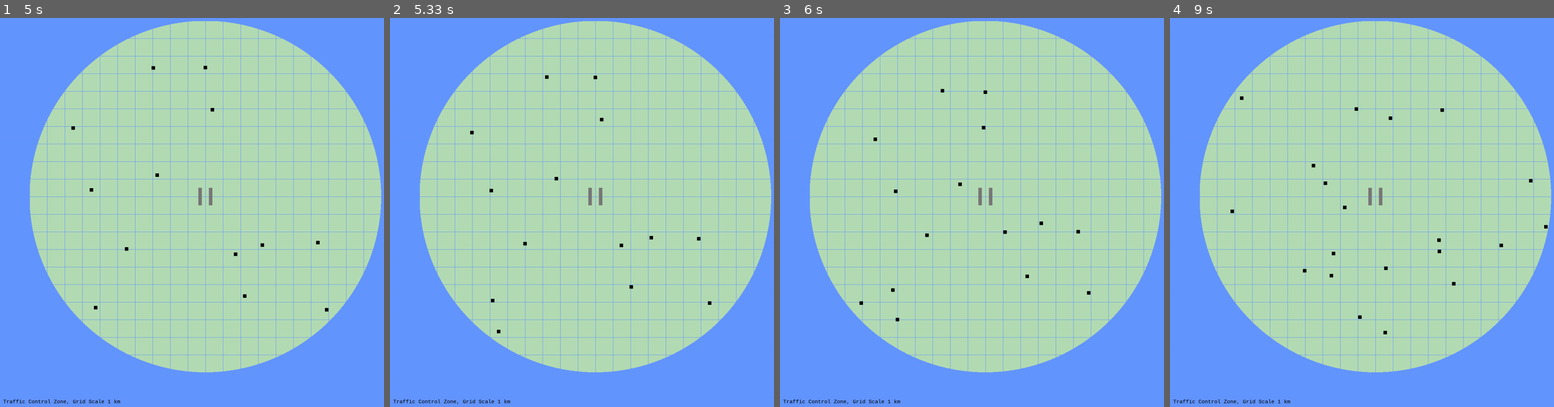
Above: before the commit, frames 1-4 (left to right).
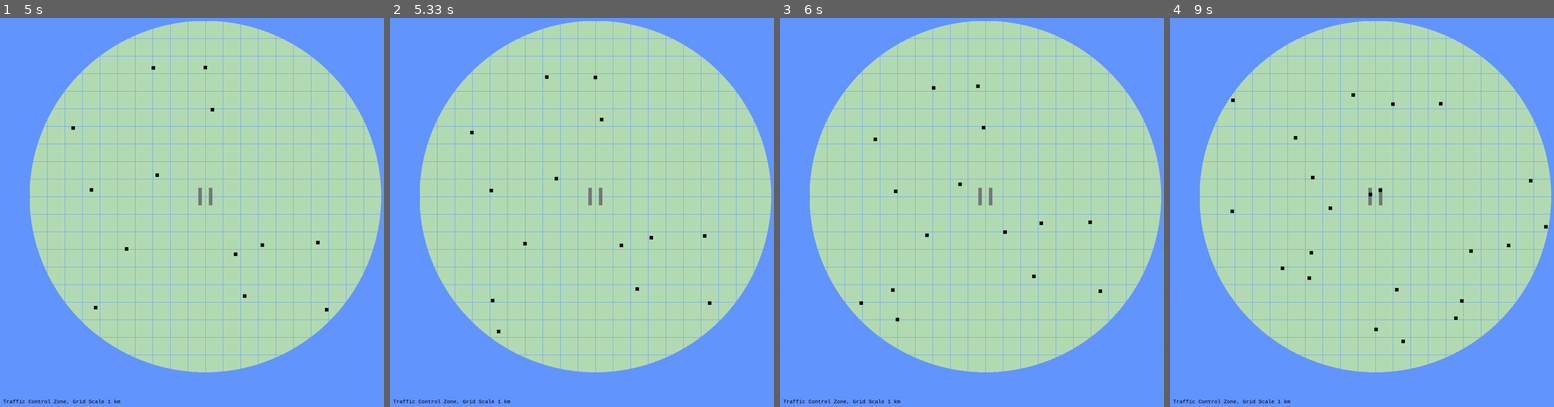
Above: after the commit, the same moments.

Repository: forrest-herman/air-traffic-control-system-simulation
Game: pygame game, started from main.py
Two runs of this game, one before a commit and one after it. Both use one fixed random seed, a clock stepped at 60 frames per second and the inputs below.
Inputs:
- Up to frame 1 (5 s): tap Space at 0.33, 0.73, 1.23, 1.57, 2.07, 2.37, 2.63, 2.97, 3.4, 3.8, 4.1, 4.47, 4.87 s
- Up to frame 2 (5.33 s): no input
- Up to frame 3 (6 s): tap Space at 5.37, 5.87 s
- Up to frame 4 (9 s): tap Space at 6.2, 6.7, 7, 7.27, 7.6, 8.03, 8.43, 8.73 s

Frame 1 is identical in both runs. In frame 2, less than 0.1% of the frame differs, in the area x 62-83%, y 55-71%; in frame 3, 0.1%; in frame 4, 0.4%, in the area x 15-89%, y 19-84%.

Commit message:
add plan runway travel time

Diff:
--- a/main.py
+++ b/main.py
@@ -72,16 +72,30 @@
 
             elif plane.status == HOLDING:
                 if atc.status == AVAILABLE:
+                    atc.circling_points.remove(plane.target_point)
                     prep_for_landing(free_runways, plane)
 
-            elif plane.status == LANDING:
+            if plane.status == LANDING:
                 if math.hypot(plane.x - plane.target_point[0], plane.y - plane.target_point[1]) <= plane.runway.width * 1.5:
-                    print("Plane has landed.")
-                    # TODO: move plane down runway
+                    plane.status = RUNWAY
+                    print("Plane is on the runway")
+
+            if plane.status == RUNWAY:
+                # check the plane's direction of approach
+                if plane.angle > 0 and plane.angle < math.pi:
+                    # plane is approaching from the south
+                    plane.set_path_to_runway(plane.runway, True)
+                    condition = plane.y >= (plane.runway.length/2)
+                else:
+                    # plane is approaching from the north
+                    plane.set_path_to_runway(plane.runway, False)
+                    condition = plane.y <= -(plane.runway.length/2)
+
+                if condition:
                     atc.landed_planes.append(plane)
-                    print("ATC Landed Planes:", len(atc.landed_planes))
+                    print(f"ATC Landed {len(atc.landed_planes)} Planes")
                     atc.planes.remove(plane)
-                    print("ATC Planes Remaining:", len(atc.planes))
+                    print(f"{len(atc.planes)} Planes Remaining")
                     plane.runway.status = AVAILABLE
                     plane.runway = None
 
@@ -95,7 +109,7 @@
         all_sprites = (plane_sprites, runway_sprites)
         add_plane, running = refresh_screen(screen, all_sprites, ZONE_RADIUS)
 
-        time.sleep(time_delta)  # community at given rate
+        time.sleep(time_delta)  # communicate at given rate
 
 
 if __name__ == '__main__':
--- a/models.py
+++ b/models.py
@@ -53,7 +53,7 @@
         # check if another plane is circling between plane and the runway
         for point in occupied_pts:
             distance_to_point = math.hypot(self.x - point[0], self.y - point[1])
-            if distance_to_point <= 3 * self.circling_radius:
+            if distance_to_point <= 4 * self.circling_radius:
                 print("Plane is too close to another plane")
                 return True
         if math.hypot(self.x, self.y) <= 4 * self.circling_radius:
@@ -61,22 +61,18 @@
             return True
         return False
 
-    def set_path_to_runway(self, runway, from_the_top):
-        print("Plane is landing")
-        if(from_the_top):
+    def set_path_to_runway(self, runway, target_top):
+        if(target_top):
             coords = runway.get_north_coords()
         else:
             coords = runway.get_south_coords()
-        print("coords", coords)
         self.runway = runway
         self.update_path_to_point(coords)
 
     def update_path_to_point(self, point):
         self.target_point = point
         adjusted_coords = (point[0] - self.x, point[1] - self.y)
-        print("old angle", self.angle)
         self.angle = math.atan2(adjusted_coords[1], adjusted_coords[0])
-        print("new angle", self.angle)
 
 
 class Runway:
@@ -138,13 +134,11 @@
         height = dimensions[1]
 
         span = (num_runways - 1) * spacing + num_runways * width
-        print("Span: ", span)
         starting_point = -span / 2 + width / 2
 
         # create the runways with the correct spacing
         for i in range(num_runways):
             coords = (starting_point+i*(spacing+width), 0)
-            print("Runway coords: ", coords)
             runway = Runway(i, width, height, coords)
             self.runways.append(runway)
 
@@ -164,7 +158,6 @@
             time_delta = self.time_delta
         for plane in self.planes:
             plane.move(time_delta)
-            # print(plane.x, plane.y, plane.get_angle_in_degrees())
 
     def spawn_plane(self):
         if self.max_planes is None:
@@ -172,13 +165,10 @@
         elif len(self.planes) >= self.max_planes:
             return False
 
-        print("Attempting to spawn plane...")
         new_plane = create_plane(self.zone_radius, self.plane_speed, self.circling_radius)
 
         # check new plane coords don't intersect with any existing planes
         for i, plane in enumerate(self.planes):
-            print(f"Plane {i}: ", plane.x, plane.y)
-            print("Plane new: ", new_plane.x, new_plane.y)
             if check_collision(plane, new_plane, self.collision_distance):
                 del new_plane
                 print("Collision detected. Plane not spawned.")
@@ -193,7 +183,7 @@
                 print("Retrying...")
                 self.spawn_plane()
 
-        print("Plane spawned.\n")
+        print("Plane spawned.")
         self.planes.append(new_plane)
         return True
 
@@ -255,11 +245,9 @@
     if from_the_left:
         # choose innermost available left runway
         runway = free_runways[lenght//2-1]
-        print(lenght//2-1)
     else:
         # choose innermost available right runway
         runway = free_runways[lenght//2]
-        print(lenght//2)
 
     # set the plane to land
     runway.status = BUSY
--- a/statuses.py
+++ b/statuses.py
@@ -2,6 +2,7 @@
 FLYING = 0
 HOLDING = 1
 LANDING = 2
+RUNWAY = 3
 
 # ATC statuses
 AVAILABLE = 0
